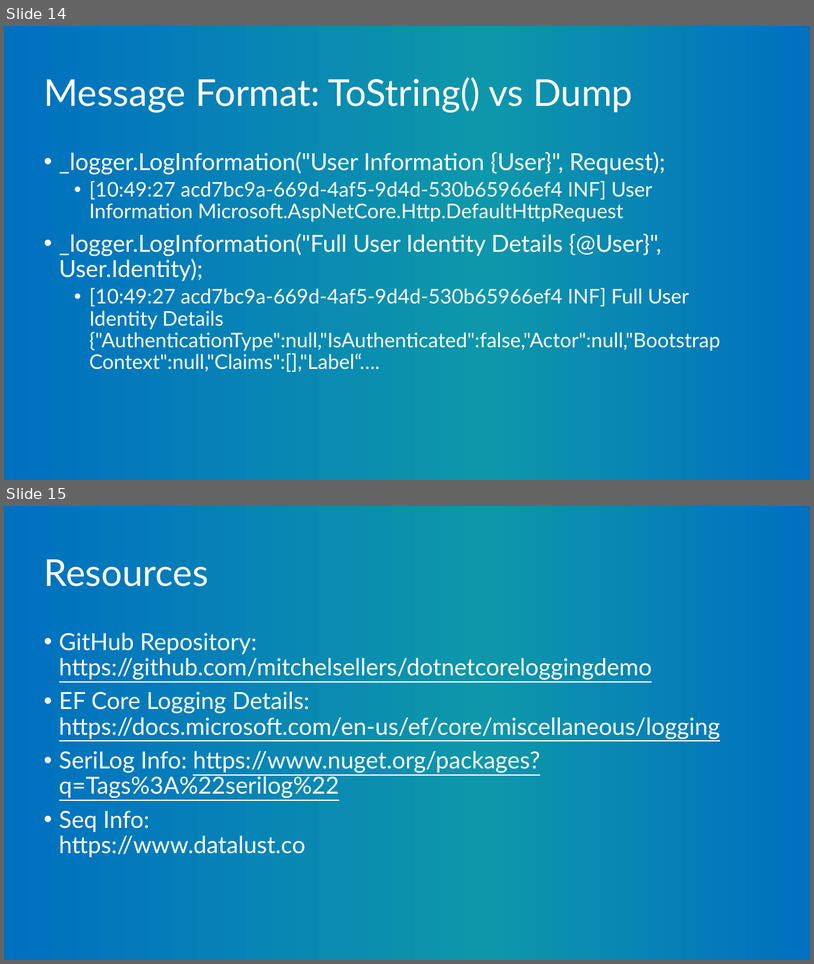
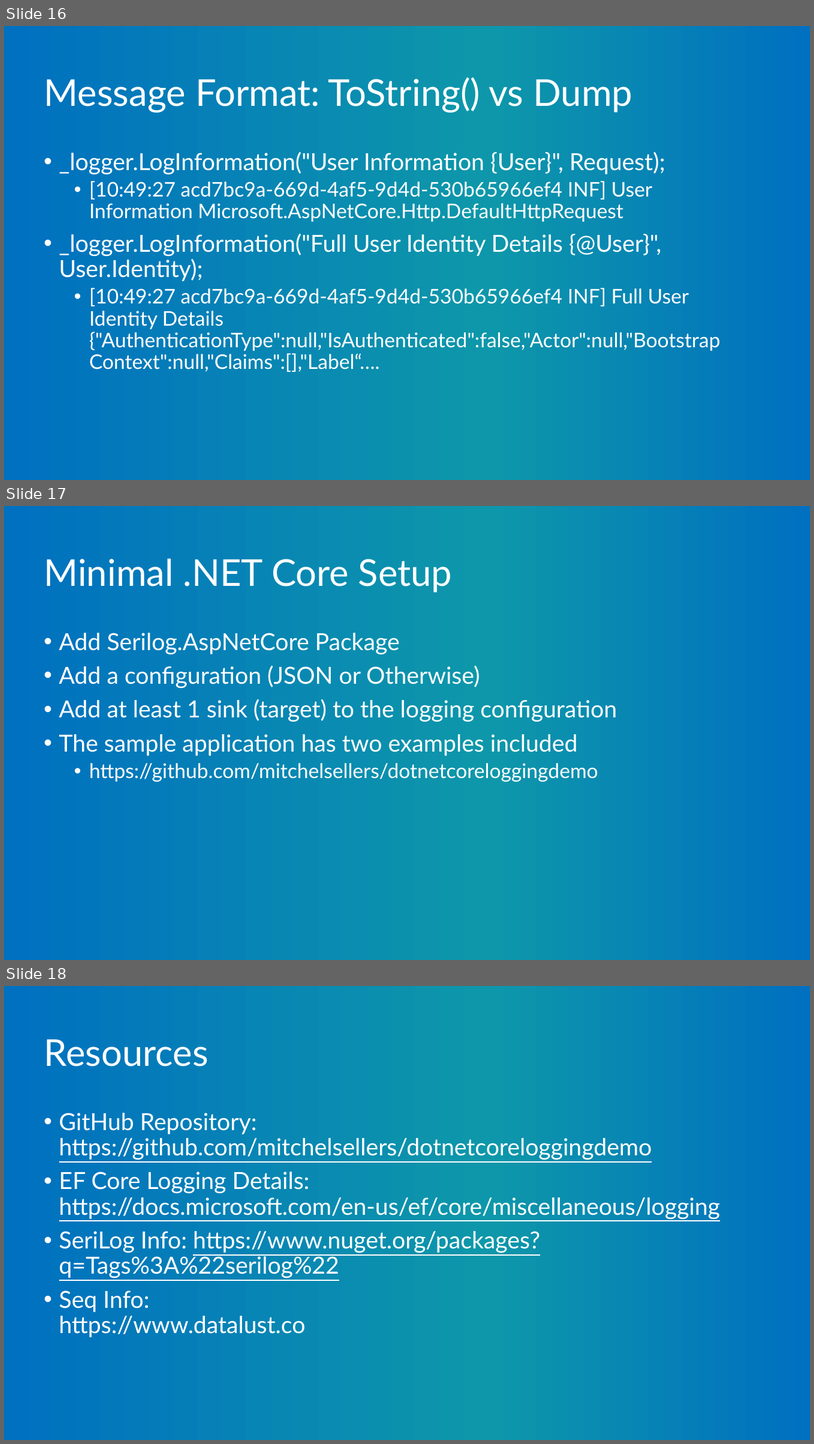
Before and after one commit to mitchelsellers/dotnetcoreloggingdemo, a slide deck: Presentation/But It Was Logged.pptx. Shown one above the other, each under a label of ours: slides 14 and 15 before the commit, slides 16, 17 and 18 after it. The pictures are 814x964 and 814x1444 pixels, drawn with LibreOffice and Linux fonts; fonts in the diff are those of the drawing; background and template pictures are left out. Boxes give left, top, right and bottom in pixels: in the first picture for what was removed or moved away, otherwise in the second. Text is boxed around its words. In the diff, an @@ line names an element or a change of style, - is before the commit and + after.

```diff
--- a/Presentation/But It Was Logged.pptx
+++ b/Presentation/But It Was Logged.pptx
@@ slide 17 added at (4,506,810,960), background gradient #0070C0 to #0E97AA @@
@@ title added at (44,558,452,592), 44 pt, text #FFFFFF @@
+Minimal .NET Core Setup
@@ text added at (59,633,617,781), 28 pt, text #FFFFFF @@
+• Add Serilog.AspNetCore Package
+• Add a configuration (JSON or Otherwise)
+• Add at least 1 sink (target) to the logging configuration
+• The sample application has two examples included
+  • https://github.com/mitchelsellers/dotnetcoreloggingdemo
@@ what was slide 14 is now slide 16 @@
@@ what was slide 15 is now slide 18 @@
```
Also in this commit, not shown: 2 other slides added, 1 other file.
